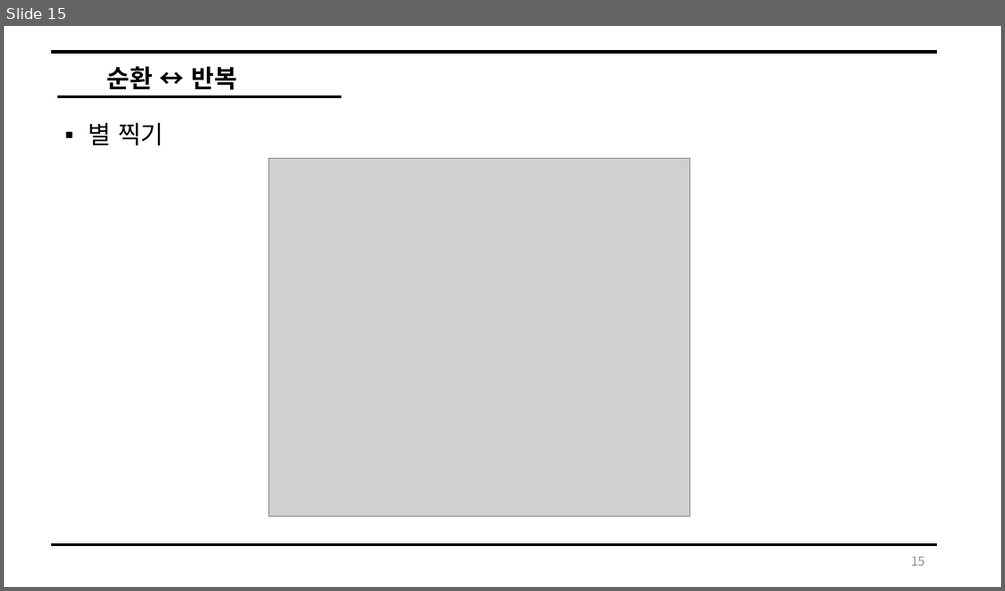
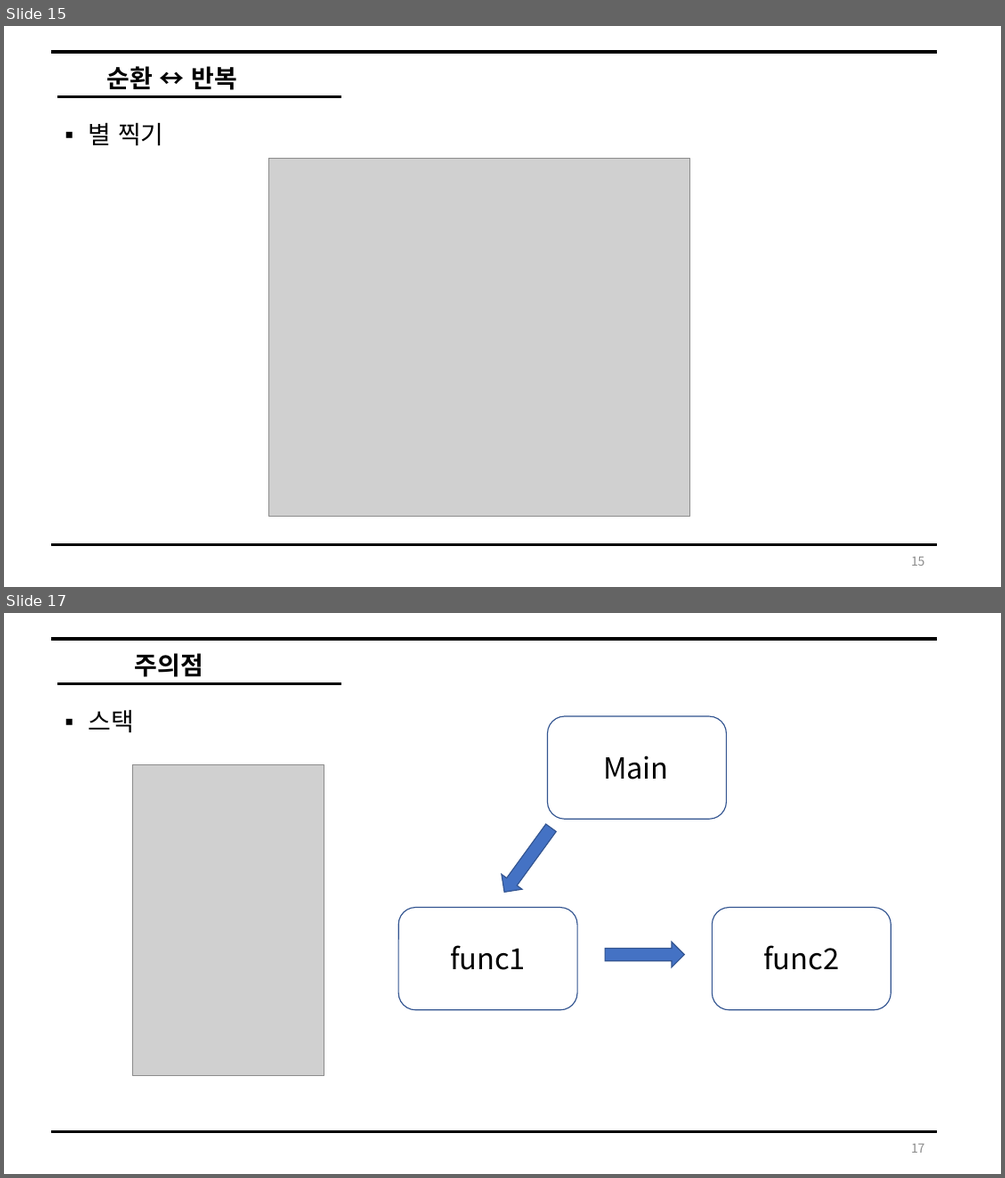
Before and after one commit to 17-76018348/Winter_2019, a slide deck: Data Structure/자료구조_순환.pptx. Shown one above the other, each under a label of ours: slide 15 before the commit, slides 15 and 17 after it; the slides between them are not shown. The pictures are 1005x591 and 1005x1178 pixels, drawn with LibreOffice and Linux fonts; fonts in the diff are those of the drawing; grey boxes stand for pictures. Boxes give left, top, right and bottom in pixels: in the first picture for what was removed or moved away, otherwise in the second. Text is boxed around its words. In the diff, an @@ line names an element or a change of style, - is before the commit and + after.

```diff
--- a/Data Structure/자료구조_순환.pptx
+++ b/Data Structure/자료구조_순환.pptx
@@ slide 17 added at (x1=4, y1=613, x2=1001, y2=1174), background #FFFFFF @@
@@ line added from (51, 639) to (938, 639), #000000 3 pt @@
@@ text added at (x1=135, y1=653, x2=203, y2=677), 24 pt, text #000000, bold @@
+주의점
@@ line added from (57, 684) to (341, 684), #000000 3 pt @@
@@ text added at (x1=89, y1=710, x2=135, y2=733), 24 pt, text #000000 @@
+▪ 스택
@@ rounded rectangle added at (x1=548, y1=716, x2=727, y2=819), fill #FFFFFF, outline #325491 1 pt @@
@@ picture added at (x1=132, y1=765, x2=324, y2=1076) @@
@@ text added at (x1=603, y1=755, x2=669, y2=779), 28 pt, text #000000 @@
+Main
@@ right arrow added at (x1=494, y1=820, x2=561, y2=900), fill #4472C4, outline #325491 1 pt @@
@@ rounded rectangle added at (x1=399, y1=908, x2=577, y2=1010), fill #FFFFFF, outline #325491 1 pt @@
@@ rounded rectangle added at (x1=712, y1=908, x2=890, y2=1010), fill #FFFFFF, outline #325491 1 pt @@
@@ text added at (x1=450, y1=945, x2=526, y2=970), 28 pt, text #000000 @@
+func1
@@ right arrow added at (x1=606, y1=942, x2=685, y2=967), fill #4472C4, outline #325491 1 pt @@
@@ text added at (x1=763, y1=945, x2=839, y2=970), 28 pt, text #000000 @@
+func2
@@ line added from (51, 1132) to (938, 1132), #000000 3 pt @@
@@ page number added at (x1=911, y1=1143, x2=925, y2=1152), 12 pt, text #8C8C8C @@
+17
```
Also in this commit, not shown: 3 slides changed, 2 other slides added.
